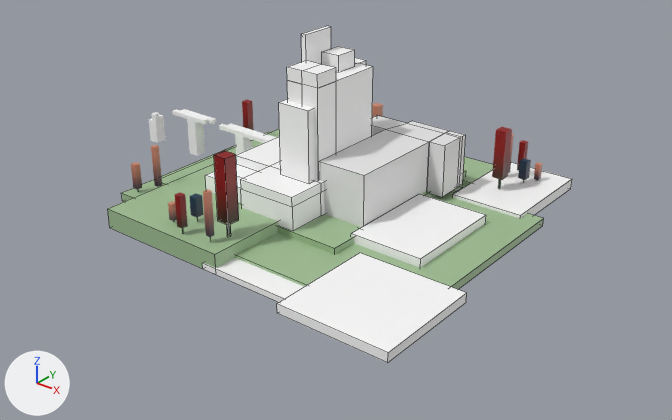
Renders of the Blender file assets/WorldModel/world.blend from each side of a commit.
Both versions are drawn from a 50 mm camera at (81.0, -94.4, 58.8) aimed at (5.9, -0.5, 0.6). The lights are fixed; the arrows at lower left show +X, +Y and +Z. Mesh edges are drawn as thin lines on the coarser meshes.

The scene before the commit, as lines of its bpy script (objects in view):
```python
me_cube_016 = bpy.data.meshes.new('Cube.016')
me_cube_016.from_pydata(...)  # 44 vertices, 40 faces; spans x -4.85..4.36, y -1.0..1.0, z -2.01..1.33
me_cube_016.materials.append(mat_land)  # white #ffffff
me_cube_018 = bpy.data.meshes.new('Cube.018')
me_cube_018.from_pydata(...)  # 34 vertices, 29 faces; spans x -2.68..1.8, y -1.0..1.09, z -1.0..1.0
me_plane_002 = bpy.data.meshes.new('Plane.002')
me_plane_002.from_pydata([(-1.0, -1.0, 0.0), (1.0, -1.0, 0.0), (-1.0, 1.0, 0.0), (1.0, 1.0, 0.0)], [], [(0, 1, 3, 2)])
me_plane_002.materials.append(mat_material_001)  # black #000000
ob_cube_014 = bpy.data.objects.new('Cube.014', me_cube_018)
ob_cube_014.location = (10.5, 5.4, 5.6)
ob_cube_014.scale = (3.31, 9.97, 3.99)
ob_cube_018 = bpy.data.objects.new('Cube.018', me_cube_016)
ob_cube_018.location = (-26.1, 2.8, 4.1)
ob_cube_018.scale = (0.898, 0.898, 1.99)
ob_plane_001 = bpy.data.objects.new('Plane.001', me_plane_002)
ob_plane_001.location = (5.5, 2.2, 0.0)
ob_plane_001.scale = (31.7, 31.7, 31.7)
ob_plane_001.hide_set(True)
# also in view: 'Cube.019' at (3.6, 2.2, 14.0); 'Cube.003' at (14.5, -2.3, 0.3); 'Cube.017' at (-14.3, 2.8, 4.4); 'Cube.023' at (3.0, -4.4, 11.9); 'Cube' at (-2.8, 4.6, 0.6)
```
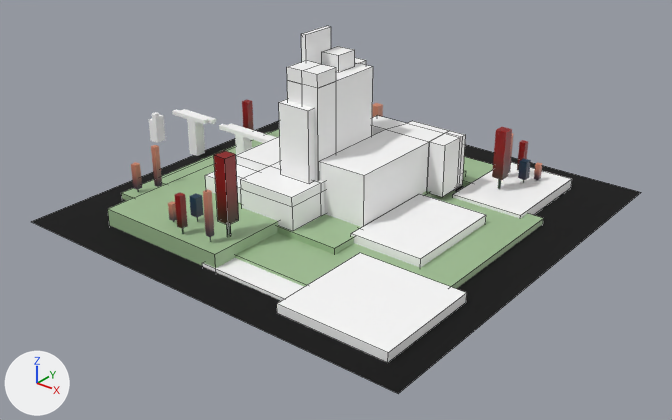
Where the newer file only moved an object's origin or applied its transform, the numbers keep the older frame.

What differs and where, as boxes (x1, y1, x2, y2) in the pictures (672 x 420 px):
'Plane.001', shown: after (31, 120, 641, 394)
'Cube.014', recoloured: (320, 116, 465, 227) in both

The change in detail:
me_cube_018 has 34 vertices, 29 faces and spans x -2.68..1.8, y -1.0..1.09, z -1.0..1.0.
me_cube_018 now uses material mat_land (white #ffffff).
Object 'Plane.001' (ob_plane_001) is now shown.
